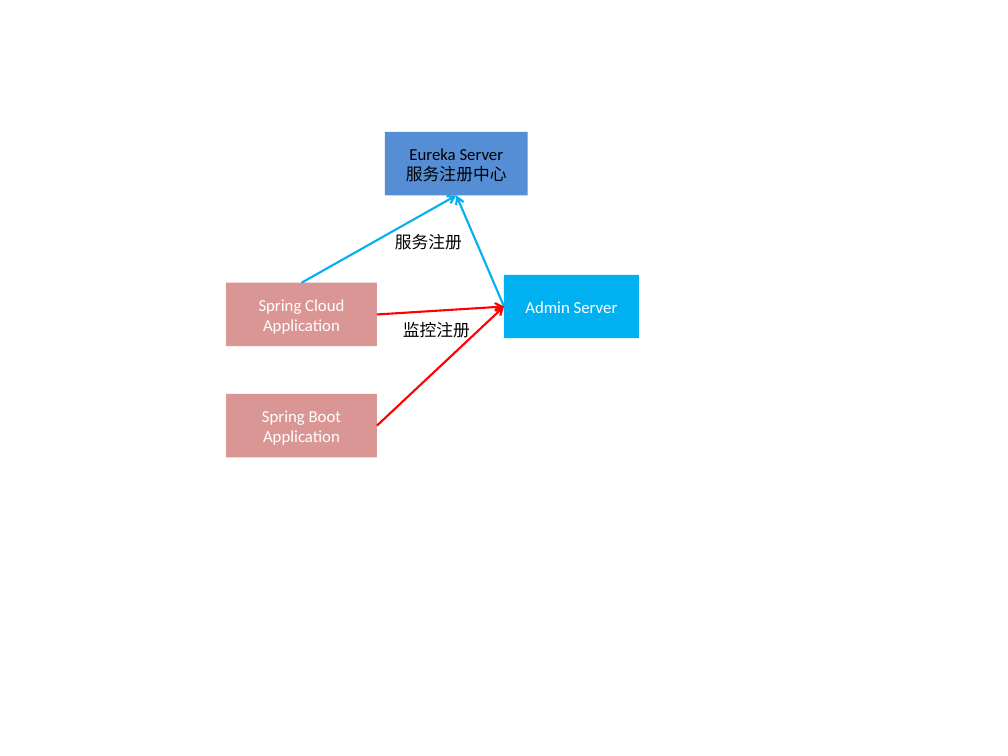
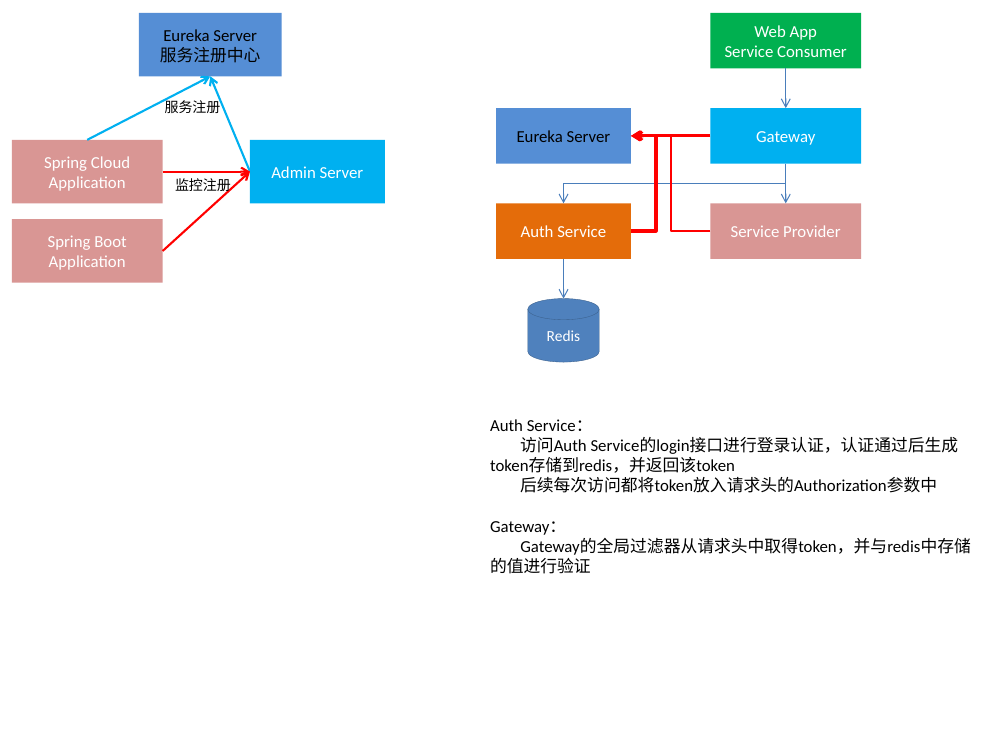
Before and after one commit to chenjuwen/springcloud, a slide deck: slide 8 of doc/架构图.pptx. Drawn at 1008x756 pixels with LibreOffice and Linux fonts; fonts in the diff are those of the drawing. Boxes give left, top, right and bottom in pixels: in the first picture for what was removed or moved away, otherwise in the second. Text is boxed around its words. In the diff, an @@ line names an element or a change of style, - is before the commit and + after.

Commit message:
通过JWT进行认证授权

```diff
--- a/doc/架构图.pptx
+++ b/doc/架构图.pptx
@@ rectangle "Eureka Server": place and size @@
-rectangle "Eureka Server" at <box>385,132,528,196</box>
+rectangle "Eureka Server" at <box>139,13,282,77</box>
@@ rectangle added at <box>711,13,862,69</box>, fill #00B050, 12 pt, text #FFFFFF @@
+Web App
+Service Consumer
@@ arrow moved from (301, 283) - (457, 196) to (88, 140) - (211, 77) @@
@@ arrow moved from (504, 306) - (457, 196) to (250, 171) - (211, 77) @@
@@ arrow added from (786, 69) to (786, 108), #4B7EBC 0.75 pt @@
@@ text "服务注册": place and size @@
-text "服务注册" at <box>395,234,462,250</box>
+text "服务注册" at <box>165,98,221,113</box>
@@ text "服务注册" at <box>165,98,221,113</box>: size 12 to 10 pt @@
@@ rectangle added at <box>496,108,631,163</box>, fill #558ED5, 12 pt, text #000000 @@
+Eureka Server
@@ rectangle added at <box>711,108,862,163</box>, fill #00B0F0, 12 pt, text #FFFFFF @@
+Gateway
@@ rectangle "Spring Cloud Application": place and size @@
-rectangle "Spring Cloud Application" at <box>226,283,377,347</box>
+rectangle "Spring Cloud Application" at <box>12,140,163,204</box>
@@ rectangle "Admin Server": place and size @@
-rectangle "Admin Server" at <box>504,275,639,339</box>
+rectangle "Admin Server" at <box>250,140,385,204</box>
@@ arrow added from (711, 136) to (631, 136), #FF0000 2.25 pt @@
@@ elbow arrow added from (631, 231) to (632, 136), #FF0000 2.25 pt @@
@@ elbow arrow added from (711, 231) to (631, 136), #FF0000 1.5 pt @@
@@ arrow moved from (377, 425) - (504, 306) to (162, 251) - (250, 171) @@
@@ arrow moved from (377, 314) - (504, 306) to (162, 171) - (250, 171) @@
@@ text "监控注册" at <box>175,178,231,194</box>: size 12 to 10 pt @@
@@ text "监控注册": place and size @@
-text "监控注册" at <box>403,322,470,341</box>
+text "监控注册" at <box>175,178,231,194</box>
@@ elbow arrow added from (786, 163) to (563, 204), #4B7EBC 0.75 pt @@
@@ arrow added from (786, 163) to (786, 204), #4B7EBC 0.75 pt @@
@@ rectangle added at <box>496,204,631,259</box>, fill #E46C0A, 12 pt, text #FFFFFF @@
+Auth Service
@@ rectangle added at <box>711,204,862,259</box>, fill #D99694, 12 pt, text #FFFFFF @@
+Service Provider
@@ rectangle "Spring Boot Application": place and size @@
-rectangle "Spring Boot Application" at <box>226,394,377,458</box>
+rectangle "Spring Boot Application" at <box>12,220,163,283</box>
@@ arrow added from (563, 259) to (563, 298), #4B7EBC 0.75 pt @@
@@ cylinder added at <box>528,298,600,362</box>, fill #4F81BD, outline #3A5F8C 0.25 pt, 11 pt, text #FFFFFF @@
+Redis
@@ text added at <box>490,419,971,555</box>, 12 pt, text #000000 @@
+Auth Service：
+访问Auth Service的login接口进行登录认证，认证通过后生成token存储到redis，并返回该token
+后续每次访问都将token放入请求头的Authorization参数中
+Gateway：
+Gateway的全局过滤器从请求头中取得token，并与redis中存储的值进行验证
```
Also in this commit, not shown: 1 other slide changed, 12 other files.
